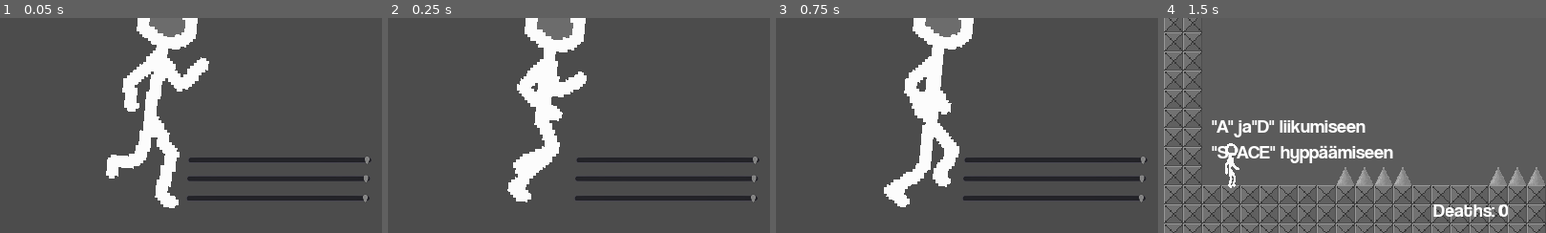
Above: before the commit, frames 1-4 (left to right).
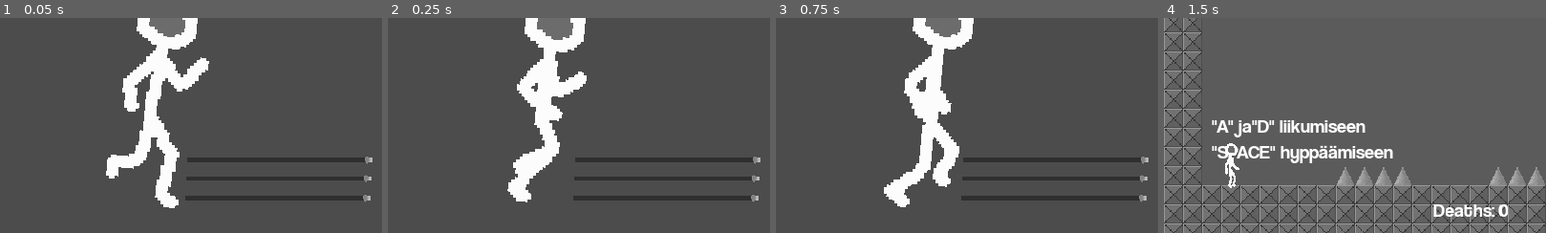
Above: after the commit, the same moments.

Repository: Diizisti/TikkuUkko-Peli
Game: Godot game, scene res://scenet/alotusruutu.tscn
Two runs of this game, one before a commit and one after it. Both use one fixed random seed, a clock stepped at 60 frames per second and the inputs below.
Inputs:
- Up to frame 1 (0.05 s): no input
- Up to frame 2 (0.25 s): no input
- Up to frame 3 (0.75 s): hold D (right) from 0.53 s (still down); hold S (crouch) from 0.53 s (still down)
- Up to frame 4 (1.5 s): tap Space (jump) at 0.77 s; release D (right) at 1.25 s; release S (crouch) at 1.25 s; click "Pelaa" at 1.25 s
The pictures show only the part of the screen within x 0-50%, y 50-100%; the shares and areas given below are measured in that part.

The runs differ from the first frame. In frame 1, 0.3% of the frame differs, in the area x 48-98%, y 64-85%; in frame 2, 0.3%; in frame 3, 0.3%; in frame 4, nothing differs.

Commit message:
slider theme

Diff:
--- a/assets/theme.tres
+++ b/assets/theme.tres
@@ -13,6 +13,14 @@
 [sub_resource type="StyleBoxFlat" id=3]
 bg_color = Color( 0.8, 0.8, 0.8, 1 )
 
+[sub_resource type="StyleBoxLine" id=4]
+color = Color( 0.188235, 0.188235, 0.188235, 1 )
+thickness = 7
+
+[sub_resource type="StyleBoxLine" id=5]
+color = Color( 0.733333, 0.733333, 0.733333, 1 )
+thickness = 7
+
 [resource]
 default_font = ExtResource( 1 )
 Button/colors/font_color = Color( 0.88, 0.88, 0.88, 1 )
@@ -26,3 +34,10 @@
 Button/styles/hover = SubResource( 1 )
 Button/styles/normal = SubResource( 2 )
 Button/styles/pressed = SubResource( 3 )
+HSlider/icons/grabber = null
+HSlider/icons/grabber_disabled = null
+HSlider/icons/grabber_highlight = null
+HSlider/icons/tick = null
+HSlider/styles/grabber_area = SubResource( 4 )
+HSlider/styles/grabber_area_highlight = SubResource( 4 )
+HSlider/styles/slider = SubResource( 5 )
Not shown: 1 places in assets/theme.tres that only renumber resources
